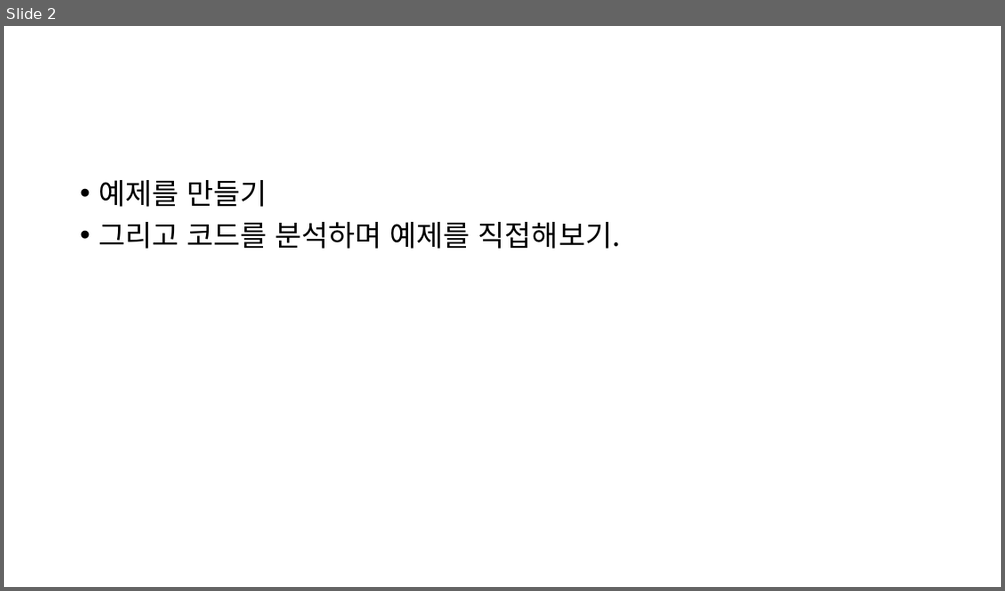
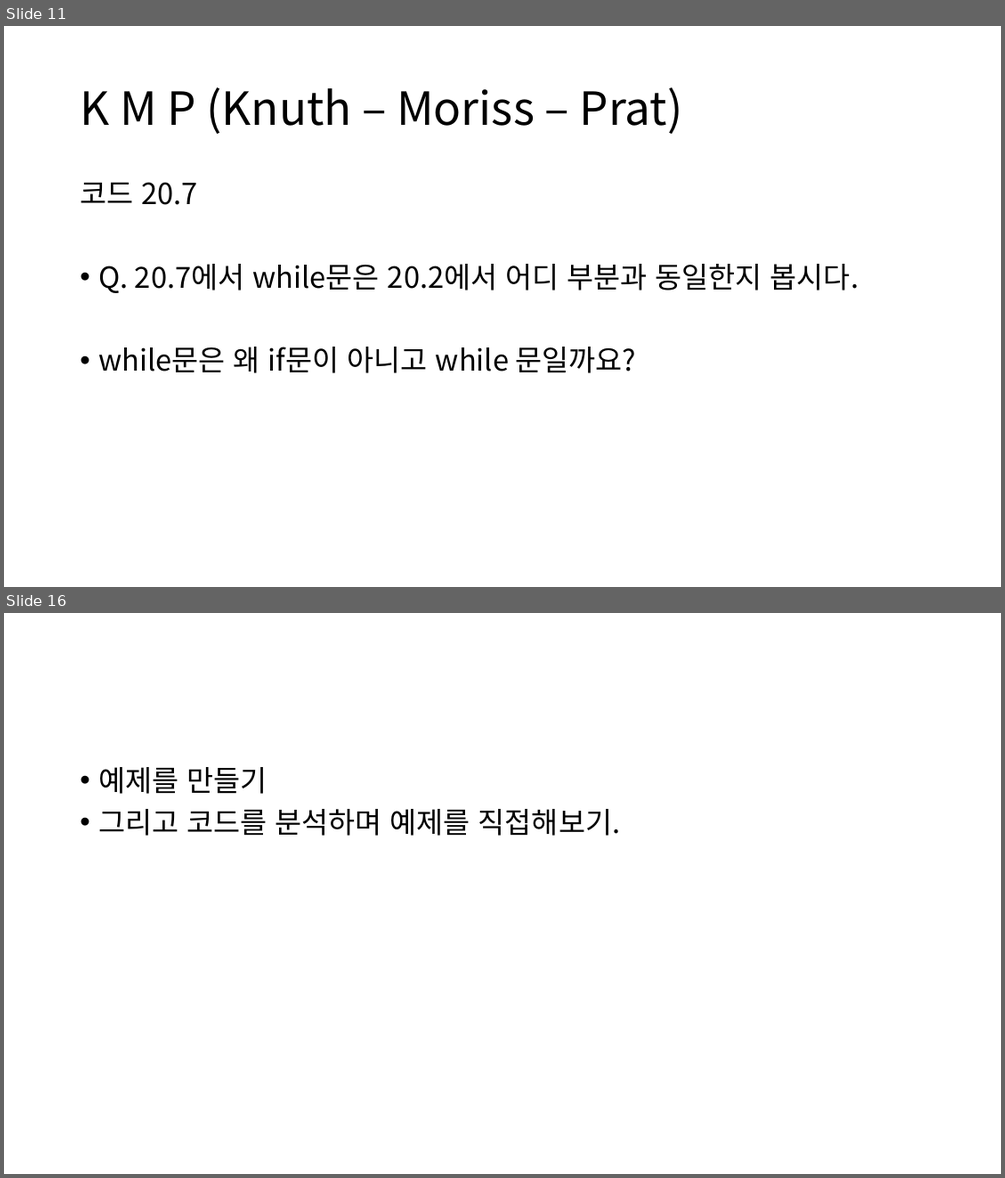
Before and after one commit to ALGOSOPT/algosopt, a slide deck: Chapter20/chapter20.pptx. Shown one above the other, each under a label of ours: slide 2 before the commit, slides 11 and 16 after it; the slides between them are not shown. The pictures are 1005x591 and 1005x1178 pixels, drawn with LibreOffice and Linux fonts; fonts in the diff are those of the drawing. Boxes give left, top, right and bottom in pixels: in the first picture for what was removed or moved away, otherwise in the second. Text is boxed around its words. In the diff, an @@ line names an element or a change of style, - is before the commit and + after.

```diff
--- a/Chapter20/chapter20.pptx
+++ b/Chapter20/chapter20.pptx
@@ slide 11 added at (4,26,1001,587), background #FFFFFF @@
@@ title added at (80,87,683,134), 44 pt, text #000000 @@
+K M P (Knuth – Moriss – Prat)
@@ text added at (80,182,858,373), 28 pt, text #000000 @@
+코드 20.7
+• Q. 20.7에서 while문은 20.2에서 어디 부분과 동일한지 봅시다.
+• while문은 왜 if문이 아니고 while 문일까요?
@@ what was slide 2 is now slide 16 @@
```
Also in this commit, not shown: 3 slides changed, 12 other slides added.
